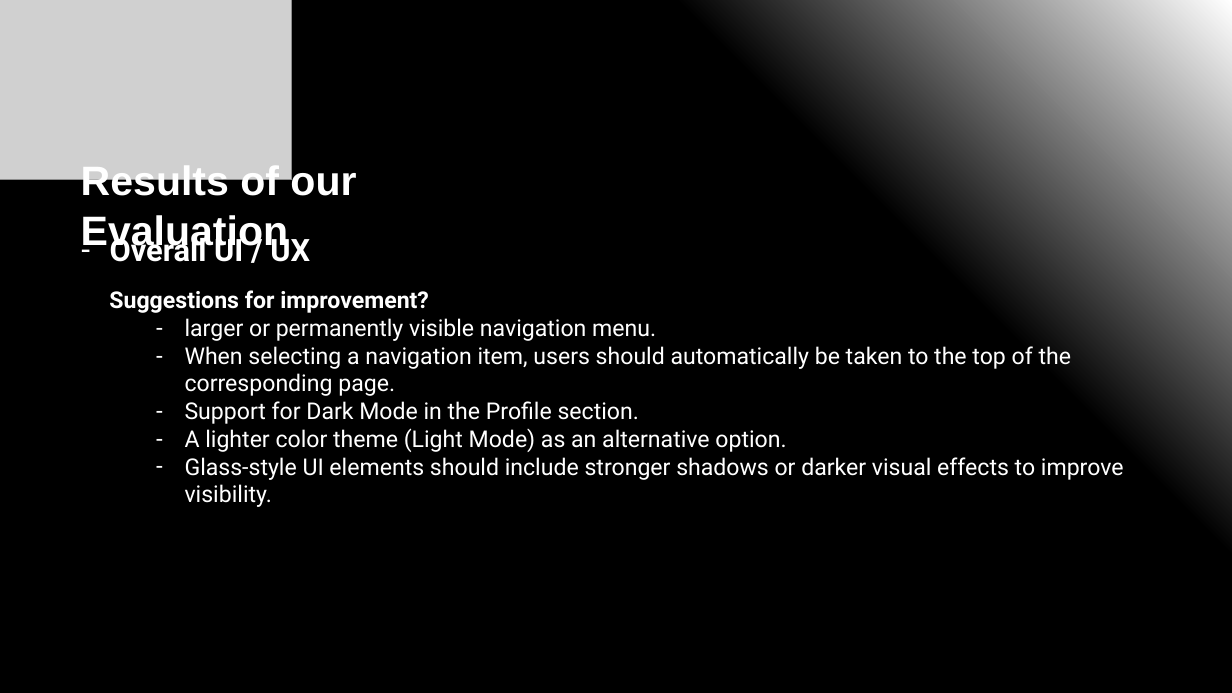
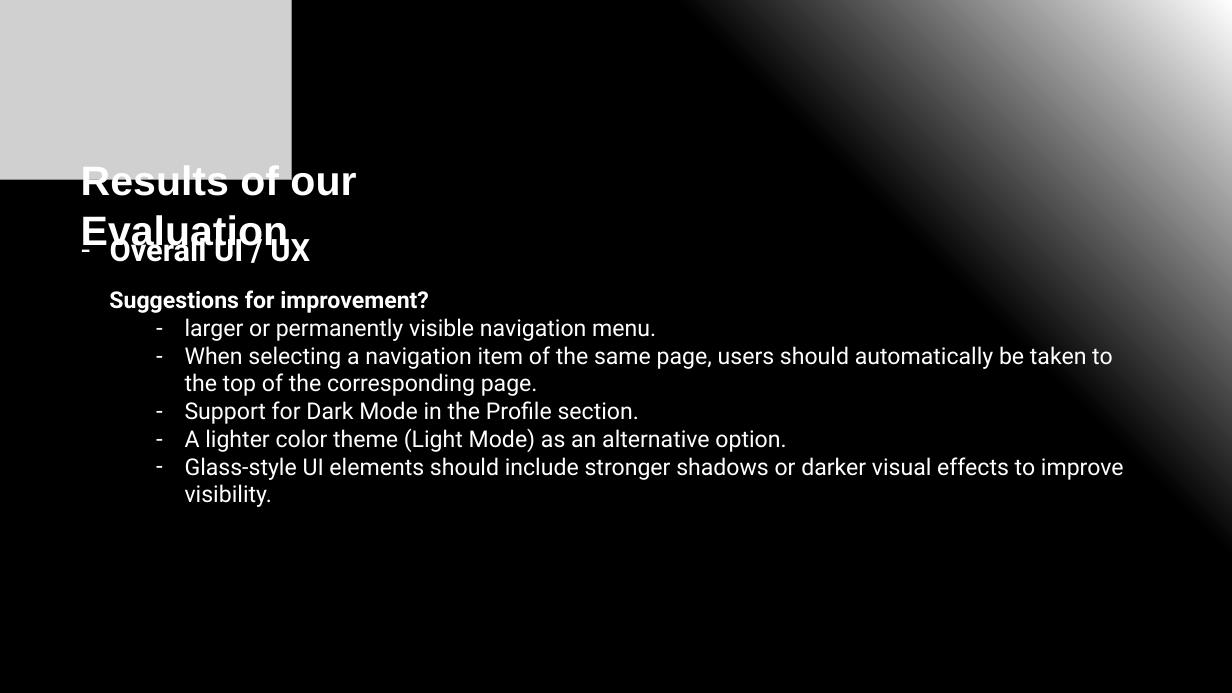
Before and after one commit to Thomas-Weigl/Printforge-3D-Print-Marketplace, a slide deck: slide 21 of evaluation/Printforge_results_of_evaluation.pptx. Drawn at 1232x693 pixels with LibreOffice and Linux fonts; fonts in the diff are those of the drawing; grey boxes stand for pictures. Boxes give left, top, right and bottom in pixels: in the first picture for what was removed or moved away, otherwise in the second. Text is boxed around its words. In the diff, an @@ line names an element or a change of style, - is before the commit and + after.

```diff
--- a/evaluation/Printforge_results_of_evaluation.pptx
+++ b/evaluation/Printforge_results_of_evaluation.pptx
@@ text at box(185, 346, 1112, 396): text changed @@
-  – When selecting a navigation item, users should automatically be taken to the top of the corresponding page.
+  – When selecting a navigation item of the same page, users should automatically be taken to the top of the corresponding page.
```
Also in this commit, not shown: 1 other slide changed.
